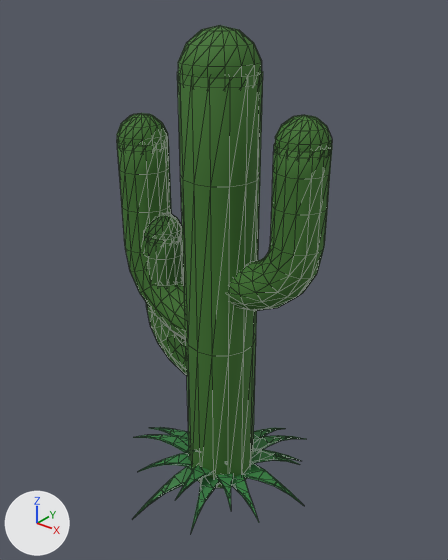
What one commit did to the glTF model assets/modelos/BusDesiertoNatural.gltf.
Camera for both pictures: a 50 mm lens placed at (8.1, -10.0, 11.75), pointed at (-0.06, 0.19, 5.43). Arrows for +X, +Y and +Z are at lower left; the lights stay in place. The older version comes first. Mesh edges are drawn as thin lines. Vertices at exactly the same position are counted once.

The first picture shows 'Agave', 'CactusA', 'CactusB'.
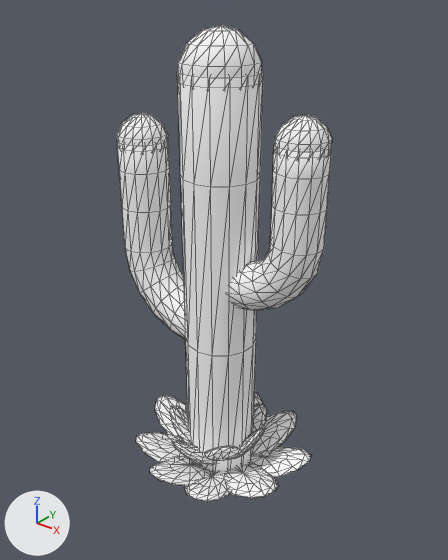
Location of each change, [x1, y1, x2, y2] in pixels of the pictures (448 x 560 px):
'Agave_agave', added: after [136, 391, 311, 502]
'Agave', deleted (green): before [133, 427, 305, 532]
'CactusB', deleted (green): before [144, 213, 187, 376]
part 1 of me_cactusa, recoloured (green to white): before [117, 25, 332, 488]; after [117, 25, 332, 472]

The change, as a list of edits to the scene's bpy script:
```text
Add mat_cactus_cactus:
    mat_cactus_cactus = bpy.data.materials.new('Cactus_cactus')
    mat_cactus_cactus.use_nodes = True; mat_cactus_cactus.node_tree.nodes.clear()
    _N = mat_cactus_cactus.node_tree.nodes; _L = mat_cactus_cactus.node_tree.links
    n0 = _N.new('ShaderNodeBsdfPrincipled'); n0.name = 'Principled BSDF'
    n0.inputs[2].default_value = 0.8  # 'Roughness'
    n1 = _N.new('ShaderNodeOutputMaterial'); n1.name = 'Material Output'
    n2 = _N.new('ShaderNodeVertexColor'); n2.name = 'Color Attribute'
    _L.new(n0.outputs[0], n1.inputs[0])  # 'BSDF' to 'Surface'
    _L.new(n2.outputs[0], n0.inputs[0])  # 'Color' to 'Base Color'
Add mat_agave_agave:
    mat_agave_agave = bpy.data.materials.new('Agave_agave')
    mat_agave_agave.use_nodes = True; mat_agave_agave.node_tree.nodes.clear()
    _N = mat_agave_agave.node_tree.nodes; _L = mat_agave_agave.node_tree.links
    n0 = _N.new('ShaderNodeBsdfPrincipled'); n0.name = 'Principled BSDF'
    n0.inputs[2].default_value = 0.8  # 'Roughness'
    n1 = _N.new('ShaderNodeOutputMaterial'); n1.name = 'Material Output'
    n2 = _N.new('ShaderNodeVertexColor'); n2.name = 'Color Attribute'
    _L.new(n0.outputs[0], n1.inputs[0])  # 'BSDF' to 'Surface'
    _L.new(n2.outputs[0], n0.inputs[0])  # 'Color' to 'Base Color'
Change me_cactusa:
    where me_cactusa.from_pydata(...)  # 641 vertices, 1240 faces; spans x -2.88..2.54, y -0.85..0.85, z -0.34..10.95
    used by ob_cactusa; location = (0.0, 0.0, 0.0)
    remove me_cactusa.materials.append(mat_cactusa)
    me_cactusa part 1: 1240 faces centred in x -2.88..2.54, y -0.82..0.82, z -0.11..10.89 are repainted in the vertex colours; the middle colour goes from green #81ad6f to white #ffffff
    add me_cactusa.materials.append(mat_cactus_cactus)
Add me_agave_agave:
    me_agave_agave.from_pydata(...)  # 1512 vertices, 2940 faces; spans x -2.34..2.29, y -2.26..2.12, z 0.22..1.78
    me_agave_agave.materials.append(mat_agave_agave)
Remove ob_cactusb:
    ob_cactusb = bpy.data.objects.new('CactusB', me_cactusb)
    ob_cactusb.location = (0.0, 0.0, 0.0)
Remove ob_agave:
    ob_agave = bpy.data.objects.new('Agave', me_agave)
    ob_agave.location = (0.0, 0.0, 0.0)
Add ob_agave_agave:
    ob_agave_agave = bpy.data.objects.new('Agave_agave', me_agave_agave)
    ob_agave_agave.location = (0.0, 0.0, 0.0)
```
